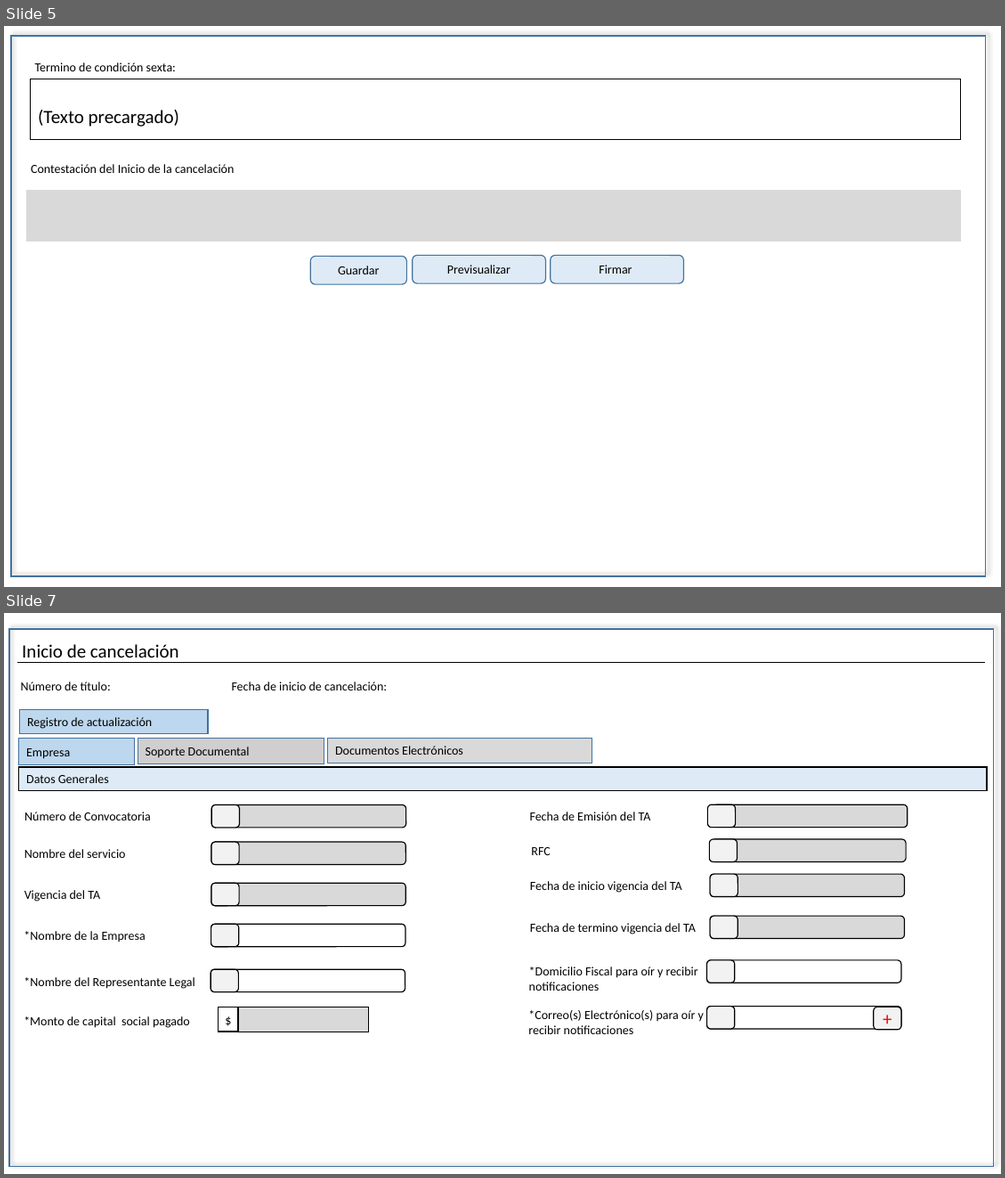
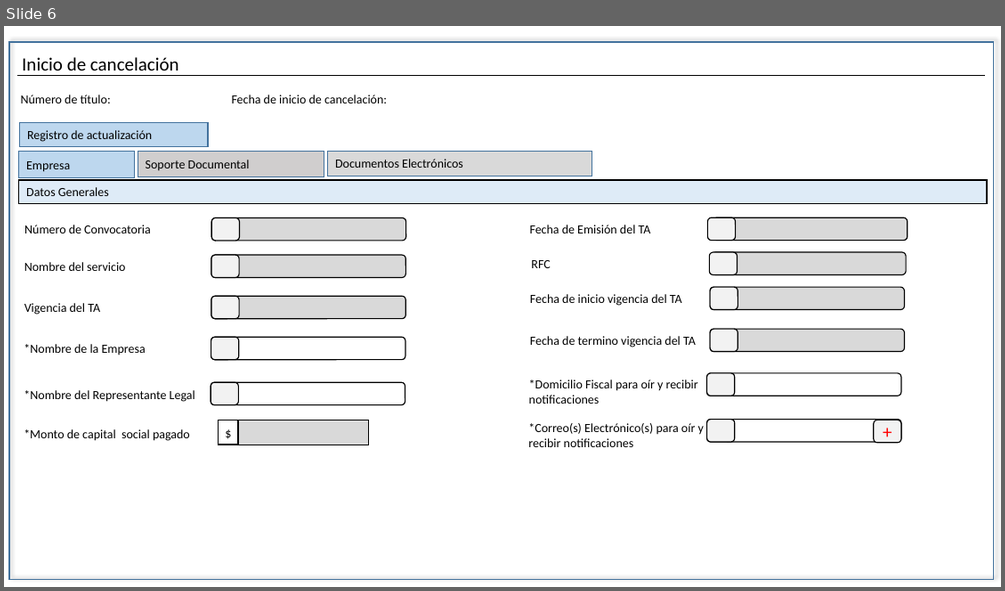
Before and after one commit to EDDIE83/Documentos, a slide deck: TAF 092019/Cancelación.pptx. Shown one above the other, each under a label of ours: slides 5 and 7 before the commit, slide 6 after it; the slides between them are not shown. The pictures are 1005x1178 and 1005x591 pixels, drawn with LibreOffice and Linux fonts; fonts in the diff are those of the drawing. Boxes give left, top, right and bottom in pixels: in the first picture for what was removed or moved away, otherwise in the second. Text is boxed around its words. In the diff, an @@ line names an element or a change of style, - is before the commit and + after.

```diff
--- a/TAF 092019/Cancelación.pptx
+++ b/TAF 092019/Cancelación.pptx
@@ slide 5 removed at [4,26,1001,587], background #FFFFFF @@
@@ rectangle removed at [11,36,986,576] @@
@@ table removed at [30,79,961,139], 1 rows, 1 columns @@
-(Texto precargado)
@@ text removed at [35,62,176,71] @@
-Termino de condición sexta:
@@ text removed at [31,164,234,173] @@
-Contestación del Inicio de la cancelación
@@ rectangle removed at [26,191,961,241] @@
@@ rounded rectangle removed at [310,257,407,285] @@
-Guardar
@@ rounded rectangle removed at [413,255,545,283] @@
-Previsualizar
@@ rounded rectangle removed at [550,255,684,283] @@
-Firmar
@@ what was slide 7 is now slide 6 @@
```
Also in this commit, not shown: 14 slides changed, 11 other files.
